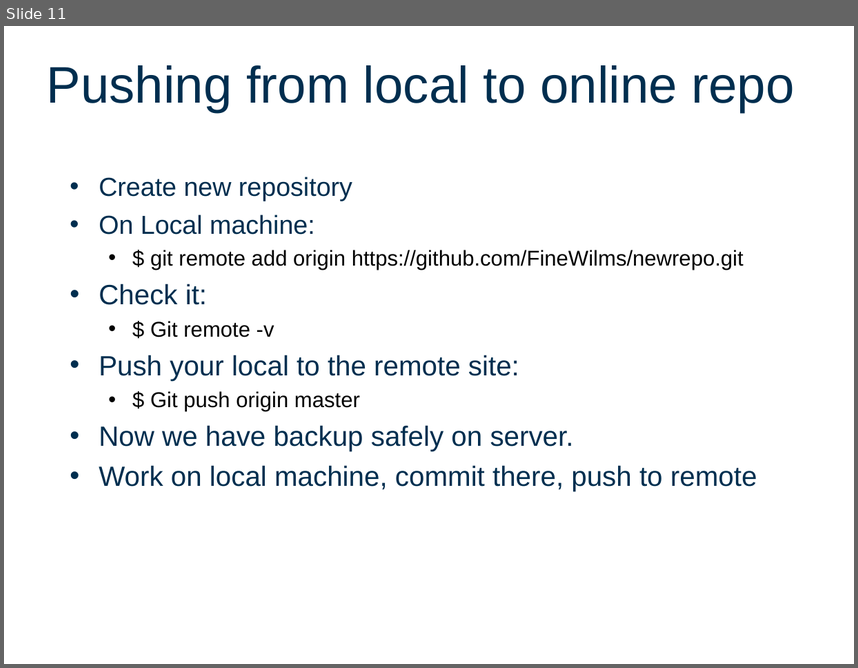
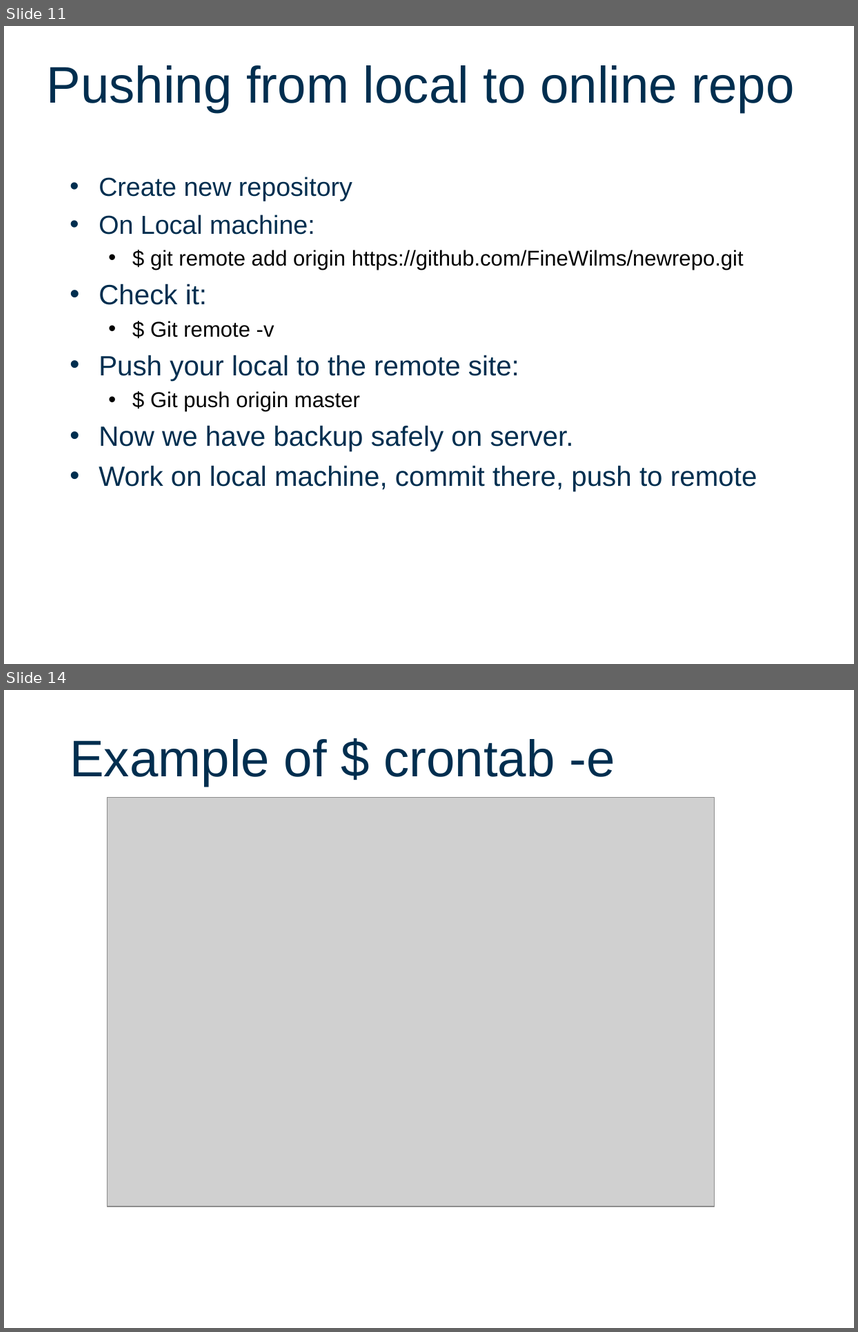
Before and after one commit to FineWilms/Workshop_github, a slide deck: intro2Git.odp. Shown one above the other, each under a label of ours: slide 11 before the commit, slides 11 and 14 after it; the slides between them are not shown. The pictures are 858x668 and 858x1332 pixels, drawn with LibreOffice and Linux fonts; fonts in the diff are those of the drawing; grey boxes stand for pictures; background and template pictures are left out. Boxes give left, top, right and bottom in pixels: in the first picture for what was removed or moved away, otherwise in the second. Text is boxed around its words. In the diff, an @@ line names an element or a change of style, - is before the commit and + after.

```diff
--- a/intro2Git.odp
+++ b/intro2Git.odp
@@ slide 14 added at (x1=4, y1=690, x2=854, y2=1328), background #FFFFFF @@
@@ title added at (x1=70, y1=739, x2=615, y2=786), 48 pt, text #002E4F @@
+Example of $ crontab -e
@@ picture added at (x1=107, y1=797, x2=715, y2=1206) @@
```
Also in this commit, not shown: 1 slide changed, 1 other slide added.
